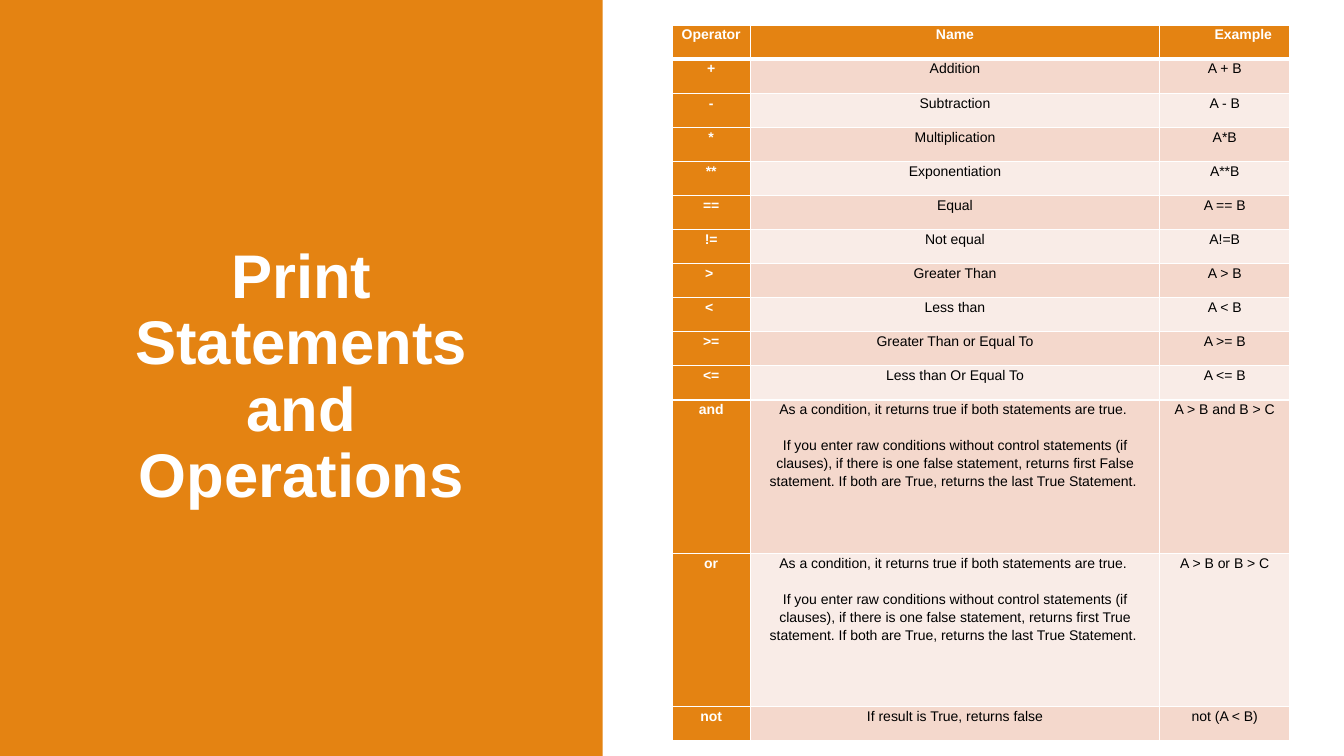
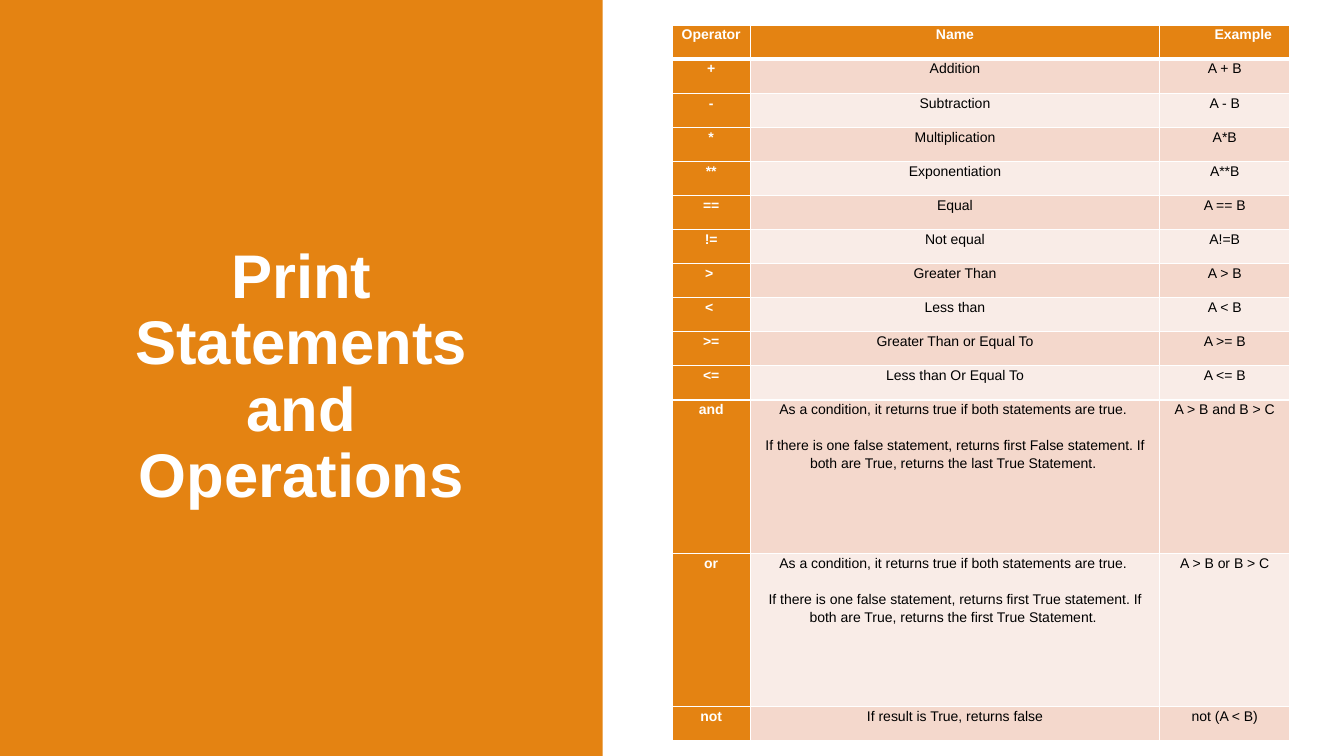
Before and after one commit to 10ay/ULAB_Notes, a slide deck: slide 5 of Lecture 2/Python Lecture 2 Presentation.pptx. Drawn at 1344x756 pixels with LibreOffice and Linux fonts; fonts in the diff are those of the drawing. Boxes give left, top, right and bottom in pixels: in the first picture for what was removed or moved away, otherwise in the second. Text is boxed around its words. In the diff, an @@ line names an element or a change of style, - is before the commit and + after.

```diff
--- a/Lecture 2/Python Lecture 2 Presentation.pptx
+++ b/Lecture 2/Python Lecture 2 Presentation.pptx
@@ table at [673, 25, 1291, 741] @@
-row 12, column 2: As a condition, it returns true if both statements are true. / If you enter raw conditions without control statements (if clauses), if there is one false statement, returns first False statement. If both are True, returns the last True Statement.
+row 12, column 2: As a condition, it returns true if both statements are true. / If there is one false statement, returns first False statement. If both are True, returns the last True Statement.
-row 13, column 2: As a condition, it returns true if both statements are true. / If you enter raw conditions without control statements (if clauses), if there is one false statement, returns first True statement. If both are True, returns the last True Statement.
+row 13, column 2: As a condition, it returns true if both statements are true. / If there is one false statement, returns first True statement. If both are True, returns the first True Statement.
```
Also in this commit, not shown: 1 other slide changed, 11 other files.
